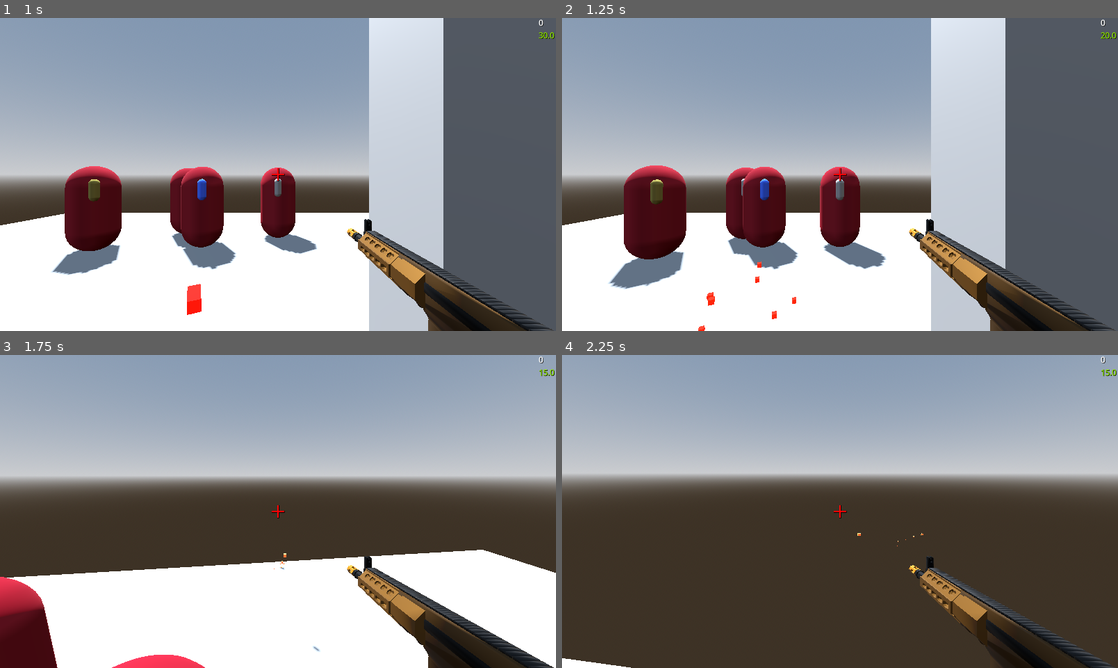
Above: before the commit, frames 1-4 (two rows, left to right).
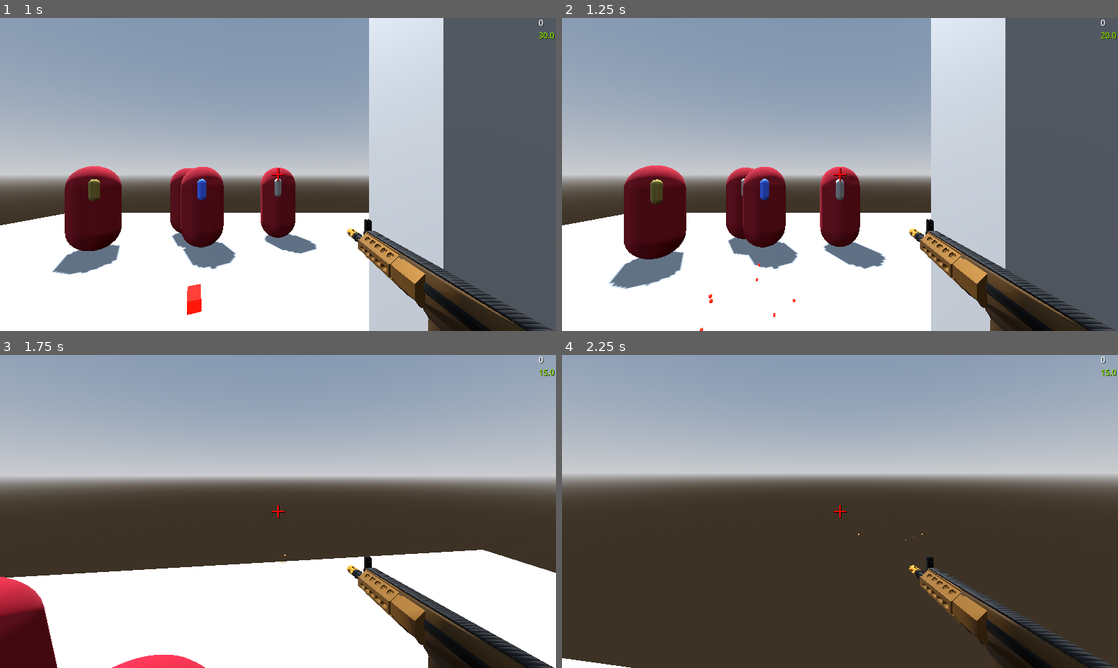
Above: after the commit, the same moments.

Repository: Redii9/Projekt_Gra_FPS
Game: Godot game, scene res://Scenes/UI/menu.tscn
Two runs of this game, one before a commit and one after it. Both use one fixed random seed, a clock stepped at 60 frames per second and the inputs below.
Inputs (mouse positions are in pixels of both pictures, inside the frame that each line leads up to):
- Up to frame 1 (1 s): click "Start Game" at 0.5 s
- Up to frame 2 (1.25 s): no input
- Up to frame 3 (1.75 s): move the mouse to (305, 511) at 1.27 s; press the mouse at (305, 511) at 1.28 s; hold W (forward) from 1.28 s (still down); tap Space (jump) at 1.52 s
- Up to frame 4 (2.25 s): keep holding W (forward); move the mouse to (812, 511) at 2.02 s; release the mouse at (812, 511) at 2.03 s; click (812, 511) at 2.1 s

Frame 1 is identical in both runs. In frame 2, 0.1% of the frame differs, in the area x 24-43%, y 77-100%; in frame 3, less than 0.1%; in frame 4, less than 0.1%.

Commit message:
Bullet and Gun
- Stworzono folder dla scen z programu Blender
- Zmieniono lekko wygląd pocisków

Diff:
--- a/Scenes/bullet.tscn
+++ b/Scenes/bullet.tscn
@@ -2,8 +2,9 @@
 
 [ext_resource type="Script" uid="uid://bihodtqrpom2t" path="res://Scripts/bullet.gd" id="1_xjght"]
 
-[sub_resource type="BoxMesh" id="BoxMesh_4mw4s"]
-size = Vector3(0.05, 0.05, 0.1)
+[sub_resource type="CapsuleMesh" id="CapsuleMesh_xjght"]
+radius = 0.015
+height = 0.06
 
 [sub_resource type="StandardMaterial3D" id="StandardMaterial3D_xjght"]
 albedo_color = Color(1, 0.644792, 0.294702, 1)
@@ -24,7 +25,7 @@
 gravity = Vector3(0, 0, 0)
 
 [sub_resource type="BoxMesh" id="BoxMesh_6afsh"]
-size = Vector3(0.02, 0.02, 0.02)
+size = Vector3(0.01, 0.01, 0.01)
 
 [node name="Bullet" type="Node3D" node_paths=PackedStringArray("bullet", "raycast", "hit_particles")]
 script = ExtResource("1_xjght")
@@ -33,7 +34,8 @@
 hit_particles = NodePath("GPUParticles3D")
 
 [node name="MeshInstance3D" type="MeshInstance3D" parent="."]
-mesh = SubResource("BoxMesh_4mw4s")
+transform = Transform3D(1, 0, 0, 0, -4.37114e-08, -1, 0, 1, -4.37114e-08, 0, 0, 0)
+mesh = SubResource("CapsuleMesh_xjght")
 surface_material_override/0 = SubResource("StandardMaterial3D_xjght")
 
 [node name="RayCast3D" type="RayCast3D" parent="."]
--- a/Scenes/enemy_bullet.tscn
+++ b/Scenes/enemy_bullet.tscn
@@ -24,7 +24,7 @@
 gravity = Vector3(0, 0, 0)
 
 [sub_resource type="BoxMesh" id="BoxMesh_72t2l"]
-size = Vector3(0.02, 0.02, 0.02)
+size = Vector3(0.01, 0.01, 0.01)
 
 [node name="Enemy_Bullet" type="Node3D" node_paths=PackedStringArray("bullet", "raycast", "hit_particles")]
 script = ExtResource("1_tcvu8")
--- a/Scenes/gun.tscn
+++ b/Scenes/gun.tscn
@@ -1,6 +1,6 @@
 [gd_scene load_steps=2 format=3 uid="uid://6akga4dvv420"]
 
-[ext_resource type="PackedScene" uid="uid://dpptnu4cr2c2p" path="res://Scenes/GunMini1.glb" id="1_nxj5y"]
+[ext_resource type="PackedScene" uid="uid://dpptnu4cr2c2p" path="res://Scenes/Blender/GunMini1.glb" id="1_nxj5y"]
 
 [node name="Gun" type="Node3D" groups=["player"]]
 
Renamed: Scenes/GunMini1.glb -> Scenes/Blender/GunMini1.glb
Not shown, changed: Scenes/Blender/GunMini1.glb.import
